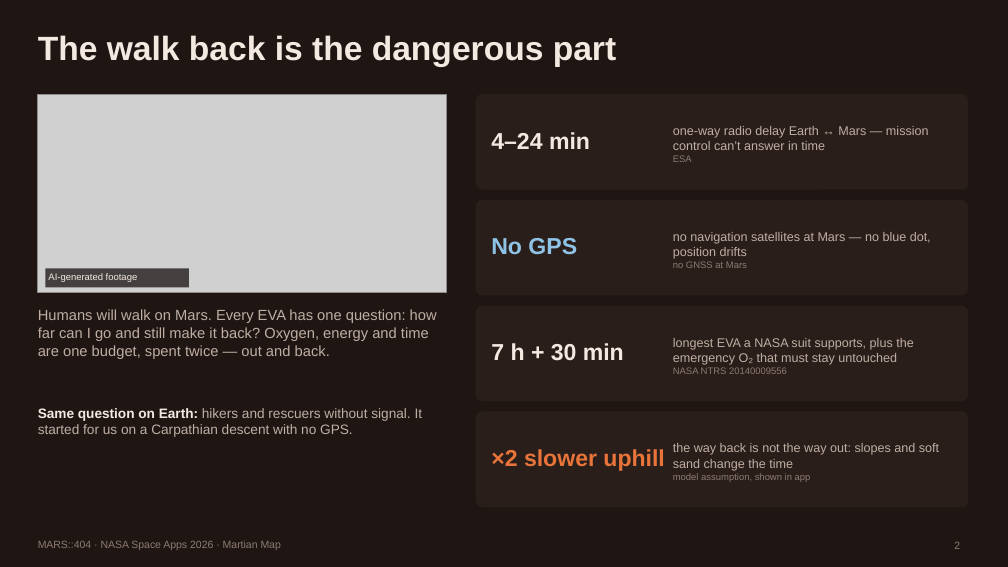
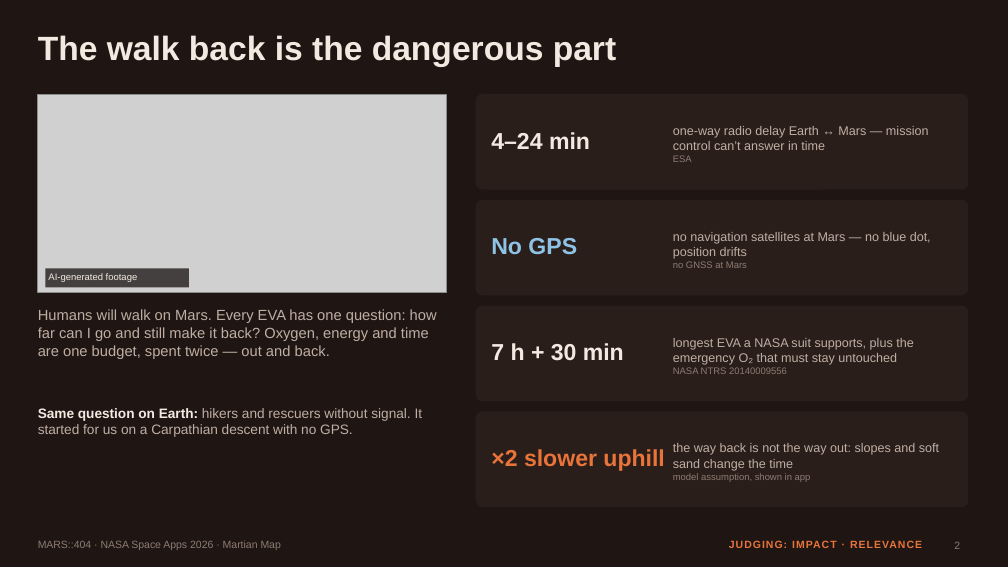
Before and after one commit to xand0dev/mars404, a slide deck: slide 2 of docs/demo/MARS404_slides.pptx. Drawn at 1008x567 pixels with LibreOffice and Linux fonts; fonts in the diff are those of the drawing; grey boxes stand for pictures. Boxes give left, top, right and bottom in pixels: in the first picture for what was removed or moved away, otherwise in the second. Text is boxed around its words. In the diff, an @@ line names an element or a change of style, - is before the commit and + after.

```diff
--- a/docs/demo/MARS404_slides.pptx
+++ b/docs/demo/MARS404_slides.pptx
@@ text added at <box>729,540,922,548</box>, 10 pt, text #E8743A, bold @@
+JUDGING: IMPACT · RELEVANCE
```
Also in this commit, not shown: 5 other slides changed, 4 other files.
